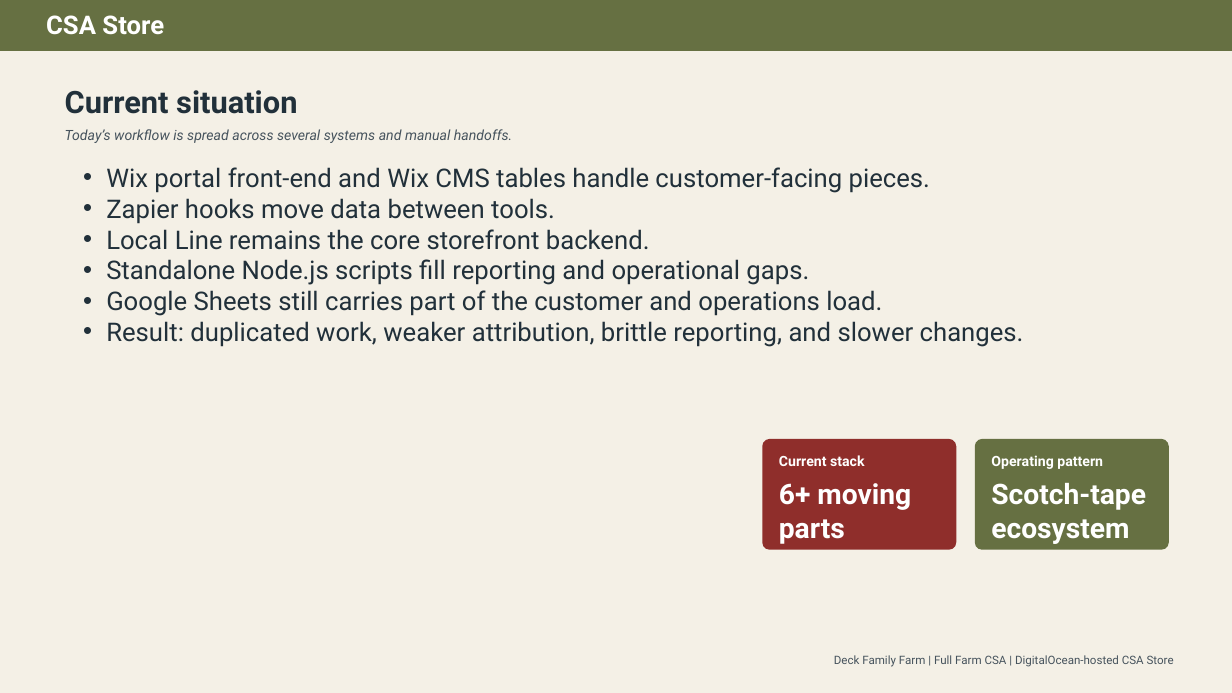
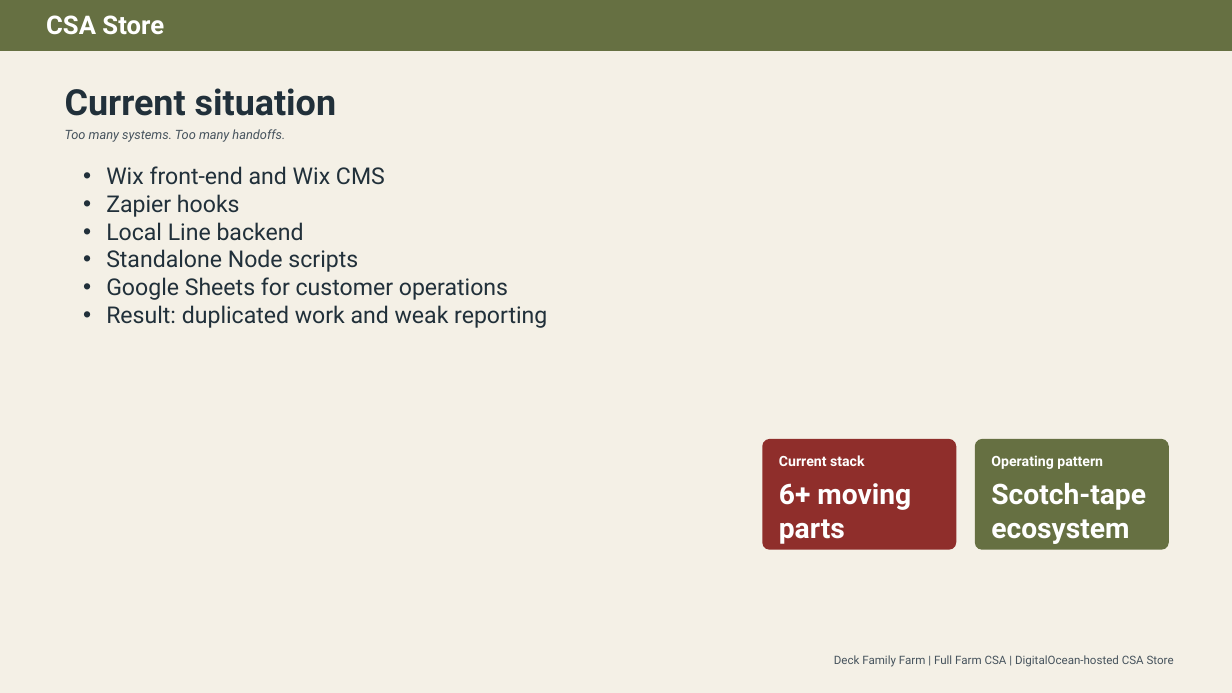
Before and after one commit to deckfamilyfarm/csa-store, a slide deck: slide 2 of docs/csa_store_application_overview_deck.pptx. Drawn at 1232x693 pixels with LibreOffice and Linux fonts; fonts in the diff are those of the drawing. Boxes give left, top, right and bottom in pixels: in the first picture for what was removed or moved away, otherwise in the second. Text is boxed around its words. In the diff, an @@ line names an element or a change of style, - is before the commit and + after.

```diff
--- a/docs/csa_store_application_overview_deck.pptx
+++ b/docs/csa_store_application_overview_deck.pptx
@@ text "Current situation" at [65, 88, 336, 116]: size 24 to 28 pt @@
@@ text at [65, 129, 285, 142]: text changed; size 11 to 10 pt @@
-Today’s workflow is spread across several systems and manual handoffs.
+Too many systems. Too many handoffs.
@@ text at [106, 166, 547, 328]: text changed; size 20 to 18 pt @@
-• Wix portal front-end and Wix CMS tables handle customer-facing pieces.
-• Zapier hooks move data between tools.
-• Local Line remains the core storefront backend.
-• Standalone Node.js scripts fill reporting and operational gaps.
-• Google Sheets still carries part of the customer and operations load.
-• Result: duplicated work, weaker attribution, brittle reporting, and slower changes.
+• Wix front-end and Wix CMS
+• Zapier hooks
+• Local Line backend
+• Standalone Node scripts
+• Google Sheets for customer operations
+• Result: duplicated work and weak reporting
```
Also in this commit, not shown: 10 other slides changed, 1 other file.
